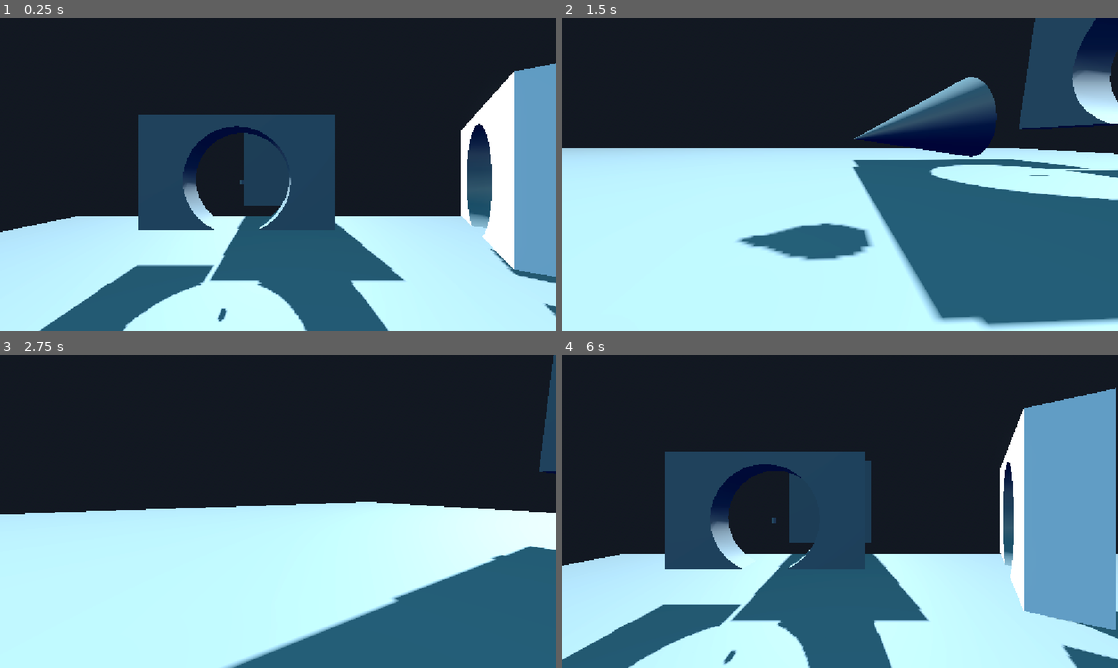
Above: before the commit, frames 1-4 (two rows, left to right).
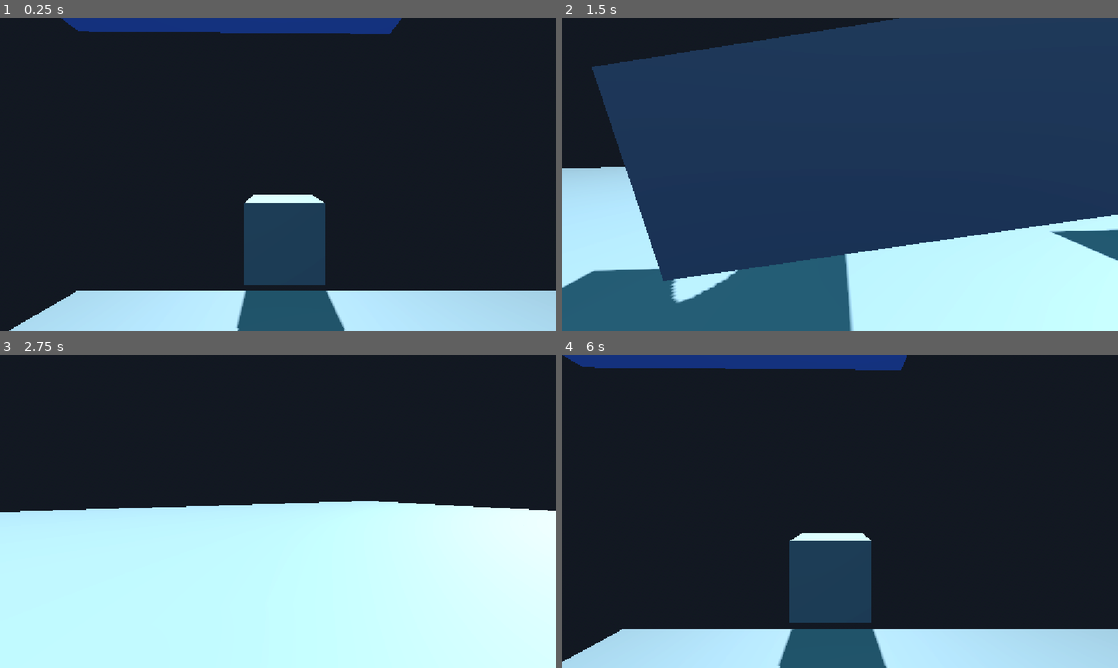
Above: after the commit, the same moments.

Repository: OrzBeta/Assignment3Godot
Game: Godot game, scene res://scenes/demo_scene.tscn
Same seed, same stepped clock (60 frames per second), same inputs: the game is played once before the commit and once after it.
Inputs (mouse positions are in pixels of both pictures, inside the frame that each line leads up to):
- Up to frame 1 (0.25 s): no input
- Up to frame 2 (1.5 s): tap Enter (ui_accept) at 0.5, 0.77 s; move the mouse to (962, 158) at 0.52 s; press the mouse at (962, 158) at 0.53 s; hold D (move_right) 0.53-1.28 s; move the mouse to (812, 174) at 1.27 s; release the mouse at (812, 174) at 1.28 s; hold W (move_forward) from 1.28 s (still down); click (812, 174) at 1.35 s
- Up to frame 3 (2.75 s): keep holding W (move_forward); tap Enter (ui_accept) at 1.52 s; move the mouse to (289, 505) at 2.02 s; press the mouse at (289, 505) at 2.03 s
- Up to frame 4 (6 s): move the mouse to (834, 517) at 2.77 s; release the mouse at (834, 517) at 2.78 s; click (834, 517) at 2.85 s; tap Enter (ui_accept) at 3.02, 3.77, 4.52, 5 s; move the mouse to (878, 514) at 3.52 s; press the mouse at (878, 514) at 3.53 s; move the mouse to (795, 508) at 4.27 s; release the mouse at (795, 508) at 4.28 s; click (795, 508) at 4.35 s; move the mouse to (845, 511) at 5.02 s; press the mouse at (845, 511) at 5.03 s; tap R (restart) at 5.75 s; move the mouse to (817, 505) at 5.77 s; release W (move_forward) at 5.78 s; release the mouse at (817, 505) at 5.78 s; hold D (move_right) from 5.78 s (still down); click (817, 505) at 5.85 s

The runs differ from the first frame. In frame 1, 49% of the frame differs, in the area x 0-100%, y 0-100%; in frame 2, 79%; in frame 3, 14%; in frame 4, 49%.

Commit message:
infinite portal up to down works
kind of but player accelerates as they fall

Diff:
--- a/scenes/demo_scene.tscn
+++ b/scenes/demo_scene.tscn
@@ -53,42 +53,42 @@
 visible = false
 
 [node name="Player" parent="." unique_id=1159455983 instance=ExtResource("1_03k34")]
-transform = Transform3D(1, 0, 0, 0, 1, 0, 0, 0, 1, -28.137207, 5.4760113, -22.650822)
+transform = Transform3D(1, 0, 0, 0, 1, 0, 0, 0, 1, -28.137207, 15.191358, -22.650822)
 SPEED = 10.0
 
-[node name="CSGBox3D2" type="CSGBox3D" parent="." unique_id=2002218373]
-transform = Transform3D(0.57603765, 0, 0.81742316, 0, 1, 0, -0.81742316, 0, 0.57603765, -15.523447, 5.28899, -34.19072)
+[node name="CSGBox3D3" type="CSGBox3D" parent="." unique_id=2136476266]
+transform = Transform3D(10, 0, 0, 0, 10, 0, 0, 0, 10, -27.325891, 6.3459005, -52.61899)
+
+[node name="Portal" parent="." unique_id=2134881050 node_paths=PackedStringArray("otherPortal") instance=ExtResource("2_ba4t3")]
+transform = Transform3D(-0.9999999, 0, 8.742276e-08, -8.74103e-08, -0.016885476, -0.9998573, 1.476175e-09, -0.9998574, 0.016885474, -30.004944, 21.969774, -26.205246)
+otherPortal = NodePath("../Portal2")
+
+[node name="CSGBox3D2" type="CSGBox3D" parent="Portal" unique_id=2002218373]
+transform = Transform3D(-0.9999698, 0, -0.007772684, 0, 1, 0, 0.007772684, 0, -0.9999698, -0.19039536, 0.8398037, 0.55895996)
 size = Vector3(12, 7, 2)
 material = SubResource("StandardMaterial3D_8m1ix")
 
-[node name="CSGCylinder3D" type="CSGCylinder3D" parent="CSGBox3D2" unique_id=1310397110]
+[node name="CSGCylinder3D" type="CSGCylinder3D" parent="Portal/CSGBox3D2" unique_id=1310397110]
 transform = Transform3D(1, 0, 0, 0, -4.371139e-08, 1, 0, -1, -4.371139e-08, 0, -0.5, 0.032814026)
 operation = 2
 radius = 3.3
 height = 2.078125
 sides = 32
 
-[node name="CSGBox3D3" type="CSGBox3D" parent="." unique_id=2136476266]
-transform = Transform3D(10, 0, 0, 0, 10, 0, 0, 0, 10, -27.325891, 6.3459005, -52.61899)
+[node name="Portal2" parent="." unique_id=1199124635 node_paths=PackedStringArray("otherPortal") instance=ExtResource("2_ba4t3")]
+transform = Transform3D(-1.0000001, 0, 8.742279e-08, -8.6455415e-08, 0.14835286, -0.98893464, -1.2969421e-08, -0.9889345, -0.14835288, -30.57835, 4.5779333, -23.652735)
+otherPortal = NodePath("../Portal")
 
-[node name="CSGBox3D4" type="CSGBox3D" parent="." unique_id=1794118121]
-transform = Transform3D(1, 0, 0, 0, 1, 0, 0, 0, 1, -30.646, 5.28899, -36.08)
+[node name="CSGBox3D4" type="CSGBox3D" parent="Portal2" unique_id=1794118121]
+transform = Transform3D(-0.9999999, 0, -8.742276e-08, 0, 1, 0, 8.742276e-08, 0, -0.9999999, 0.06764984, 0.7110567, 0.5300598)
 size = Vector3(12, 7, 2)
 
-[node name="CSGCylinder3D" type="CSGCylinder3D" parent="CSGBox3D4" unique_id=1977435412]
+[node name="CSGCylinder3D" type="CSGCylinder3D" parent="Portal2/CSGBox3D4" unique_id=1977435412]
 transform = Transform3D(1, 0, 0, 0, -4.371139e-08, 1, 0, -1, -4.371139e-08, 0, -0.5, 0.032814026)
 operation = 2
 radius = 3.3
 height = 2.078125
 sides = 32
-
-[node name="Portal" parent="." unique_id=2134881050 node_paths=PackedStringArray("otherPortal") instance=ExtResource("2_ba4t3")]
-transform = Transform3D(-0.5823738, 0, -0.8129211, 0, 1, 0, 0.8129211, 0, -0.5823738, -15.375287, 4.4491863, -34.054585)
-otherPortal = NodePath("../Portal2")
-
-[node name="Portal2" parent="." unique_id=1199124635 node_paths=PackedStringArray("otherPortal") instance=ExtResource("2_ba4t3")]
-transform = Transform3D(-0.9997539, 0, -0.022183299, 0, 1, 0, 0.022183299, 0, -0.9997539, -30.57835, 4.5779333, -36.260853)
-otherPortal = NodePath("../Portal")
 
 [node name="Control" type="Control" parent="." unique_id=371364346]
 visible = false
--- a/scenes/portal.tscn
+++ b/scenes/portal.tscn
@@ -13,7 +13,7 @@
 height = 0.3
 
 [sub_resource type="BoxShape3D" id="BoxShape3D_tdbmw"]
-size = Vector3(7.181885, 9.153778, 2.7162476)
+size = Vector3(7.181885, 9.153778, 0.35714722)
 
 [node name="Portal" type="Node3D" unique_id=2134881050]
 script = ExtResource("1_v0xau")
@@ -38,6 +38,7 @@
 [node name="Collision1" type="Area3D" parent="." unique_id=1956683732]
 
 [node name="TeleportArea1" type="CollisionShape3D" parent="Collision1" unique_id=866298866]
+transform = Transform3D(1, 0, 0, 0, 1, 0, 0, 0, 1, 0, 0, -1.6265585)
 shape = SubResource("BoxShape3D_tdbmw")
 debug_color = Color(5.7756904e-07, 0.6201559, 0.57138103, 0.41960785)
 
--- a/scenes/portal_script.gd
+++ b/scenes/portal_script.gd
@@ -44,16 +44,19 @@
 	# check front or back of collider
 	var dif = player.global_position - self.global_position
 
+	##keep player y constant
 	if otherPortal:
-		if player.global_position.z > self.global_position.z:
-			player.global_position = otherPortal.global_position - dif
-			return
-		if player.global_position.z < self.global_position.z:
-			player.global_position = otherPortal.global_position - dif
-			return
+		player.global_position = otherPortal.global_position + Vector3(0,-5,0)
+		return
+		#if player.global_position.z > self.global_position.z:
+			#player.global_position = otherPortal.global_position - dif
+			#return
+		#if player.global_position.z < self.global_position.z:
+			#player.global_position = otherPortal.global_position - dif
+			#return
 
 
 
-func _on_collision_1_body_exited(player: Node3D) -> void:
-	player.global_position = otherPortal.global_position
-	pass # Replace with function body.
+#func _on_collision_1_body_exited(player: Node3D) -> void:
+	#player.global_position = otherPortal.global_position
+	#pass # Replace with function body.
